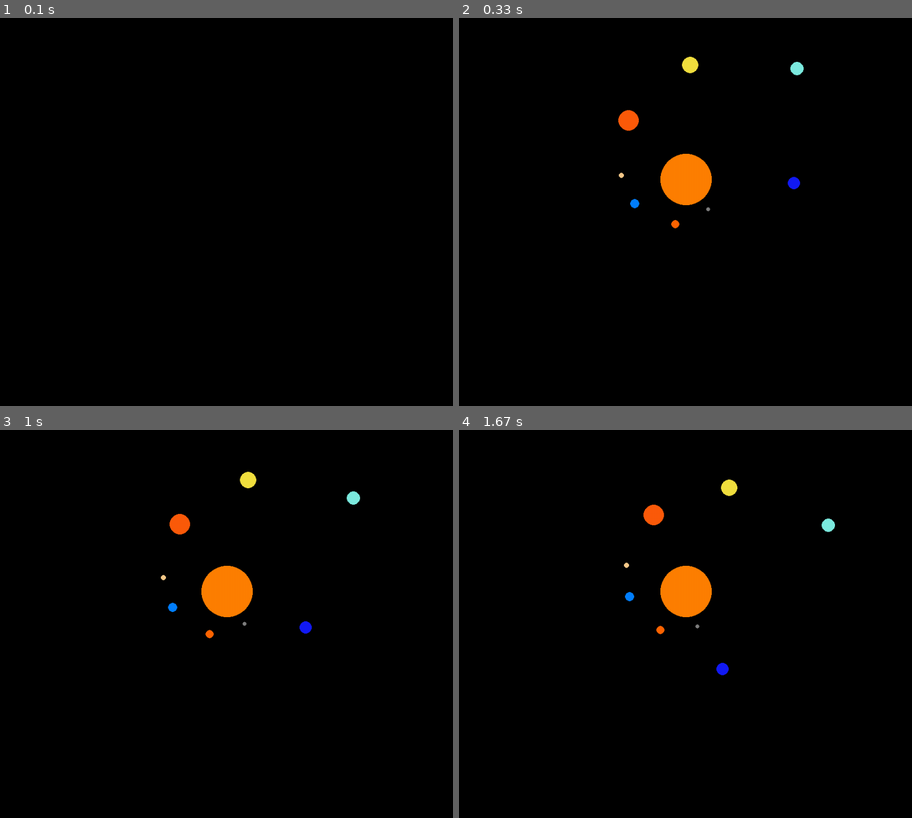
Above: before the commit, frames 1-4 (two rows, left to right).
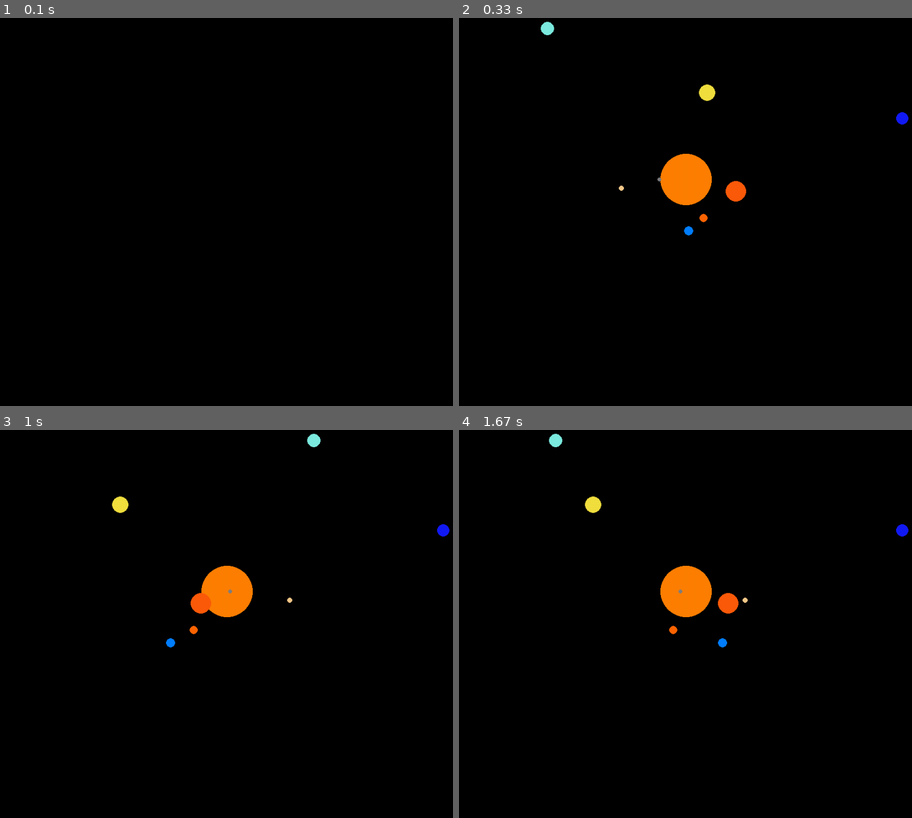
Above: after the commit, the same moments.

Repository: myhotchoc/Space-Simulator
Game: pygame game, started from Pygame Environmetnt.py
The game is run twice, just before and just after one commit, with the same random seed, the same clock (stepped at 60 frames per second) and the same inputs.
Inputs:
- Up to frame 1 (0.1 s): no input
- Up to frame 2 (0.33 s): no input
- Up to frame 3 (1 s): no input
- Up to frame 4 (1.67 s): no input

Frame 1 is identical in both runs. In frame 2, 1.1% of the frame differs, in the area x 18-100%, y 0-57%; in frame 3, 1.1%; in frame 4, 1.1%, in the area x 19-100%, y 0-64%.

Commit message:
Update Pygame Environmetnt.py
need to change the numbers so they are mathematical representations

Diff:
--- a/Pygame Environmetnt.py
+++ b/Pygame Environmetnt.py
@@ -59,7 +59,7 @@
 BLACK = (0, 0, 0)
 
 class Planet(object):
-    def __init__(self, radius, orbital_dist, mass, colour, window, theta, theta1):
+    def __init__(self, radius, orbital_dist, mass, colour, window, theta, theta1, number):
         self.radius = radius
         self.orbital_dist = orbital_dist
         self.mass = mass
@@ -67,6 +67,7 @@
         self.window = window
         self.theta = theta
         self.theta1 = theta1
+        self.number = number
 
         self.speed = (( (6.67408*(10**-1)) * self.mass/self.orbital_dist) ** 0.5)/100000
 
@@ -81,13 +82,9 @@
         ##why is this self. and not just planet???
 
     def movePlanet(self, theta):
-        self.theta += 0.05
-        self.theta1 += 0.05
+        self.theta += self.number
+        self.theta1 += 0.00005
 
-        if self.theta >= 6:
-            self.theta = 1
-        else:
-            pass
 
         delta_x = int((((self.orbital_dist ) * math.cos(self.theta)) + centre[0]))
         delta_y = int((((self.orbital_dist ) * math.sin(self.theta1)) + centre[1]))
@@ -118,28 +115,28 @@
 game_loop = True
 clock = pygame.time.Clock()
 
-mercury = Planet(4, 70, mercury_mass, GREY, screen, 0.8, 0.9)
+mercury = Planet(4, 70, mercury_mass, GREY, screen, 0.8, 0, 0.8)
 mercury.placePlanet()
 
-venus = Planet(8, 90, venus_mass, BLOODORANGE, screen, 1.7, 1.7)
+venus = Planet(8, 90, venus_mass, BLOODORANGE, screen, 1.7, 1, 1.7)
 venus.placePlanet()
 
-earth = Planet(9, 110, earth_mass, BLUE, screen, 2.6, 2.6)
+earth = Planet(9, 110, earth_mass, BLUE, screen, 2.6, 2, 2.6)
 earth.placePlanet()
 
-mars = Planet(5, 126, mars_mass, DUST, screen, 3.1, 3.1)
+mars = Planet(5, 126, mars_mass, DUST, screen, 3.1, 3, 3.1)
 mars.placePlanet()
 
-jupiter = Planet(20, 166, jupiter_mass, JUPITER_COL, screen, 3.875, 3.8)
+jupiter = Planet(20, 166, jupiter_mass, JUPITER_COL, screen, 3.875, 3, 3.875)
 jupiter.placePlanet()
 
-saturn = Planet(16, 223, saturn_mass, YELLOW, screen, 4.65, 4.7)
+saturn = Planet(16, 223, saturn_mass, YELLOW, screen, 4.65, 4, 4.65)
 saturn.placePlanet()
 
-uranus = Planet(13, 306, uranus_mass, TURQUOISE, screen, 5.4, 5.4)
+uranus = Planet(13, 306, uranus_mass, TURQUOISE, screen, 5.4, 5, 5.4)
 uranus.placePlanet()
 
-neptune = Planet(12, 423, neptune_mass, DARKBLUE, screen, 6.2, 6.2)
+neptune = Planet(12, 423, neptune_mass, DARKBLUE, screen, 6.2, 6, 6.282)
 neptune.placePlanet()
 
 planets = [mercury, venus, earth, mars, jupiter, saturn, uranus, neptune]
